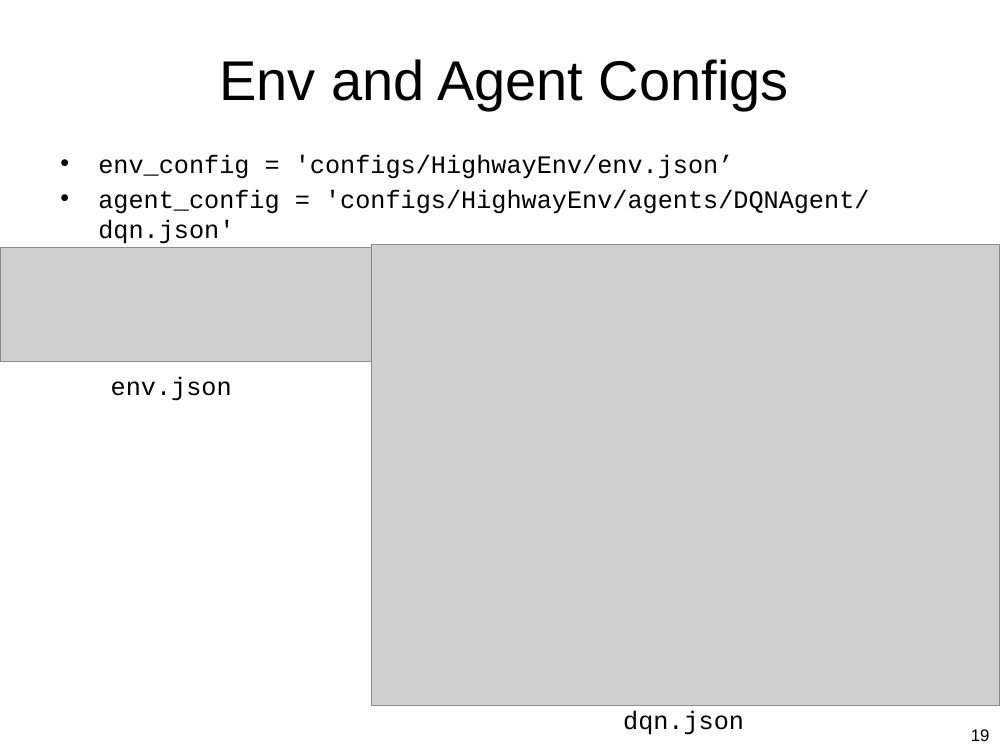
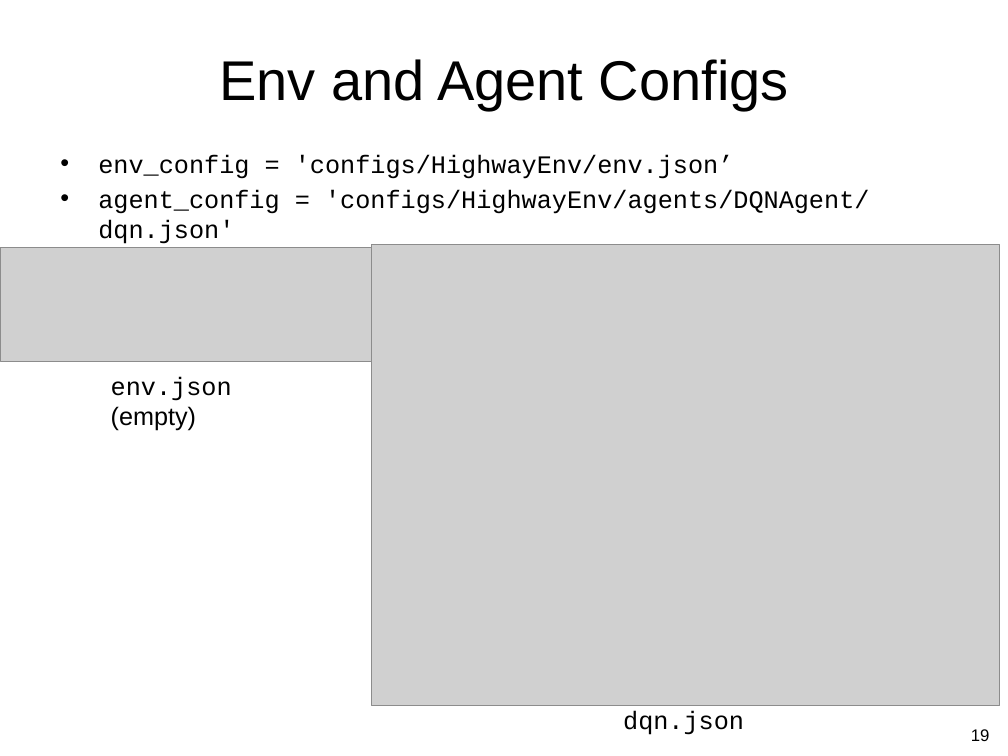
Before and after one commit to guzonghua/saav, a slide deck: slide 19 of PPTs/Lab3 Highway Env.pptx. Drawn at 1008x756 pixels with LibreOffice and Linux fonts; fonts in the diff are those of the drawing; grey boxes stand for pictures. Boxes give left, top, right and bottom in pixels: in the first picture for what was removed or moved away, otherwise in the second. Text is boxed around its words. In the diff, an @@ line names an element or a change of style, - is before the commit and + after.

```diff
--- a/PPTs/Lab3 Highway Env.pptx
+++ b/PPTs/Lab3 Highway Env.pptx
@@ text at (x1=111, y1=406, x2=196, y2=431): paragraph added @@
+(empty)
```
Also in this commit, not shown: 2 other slides changed, 5 other files.
